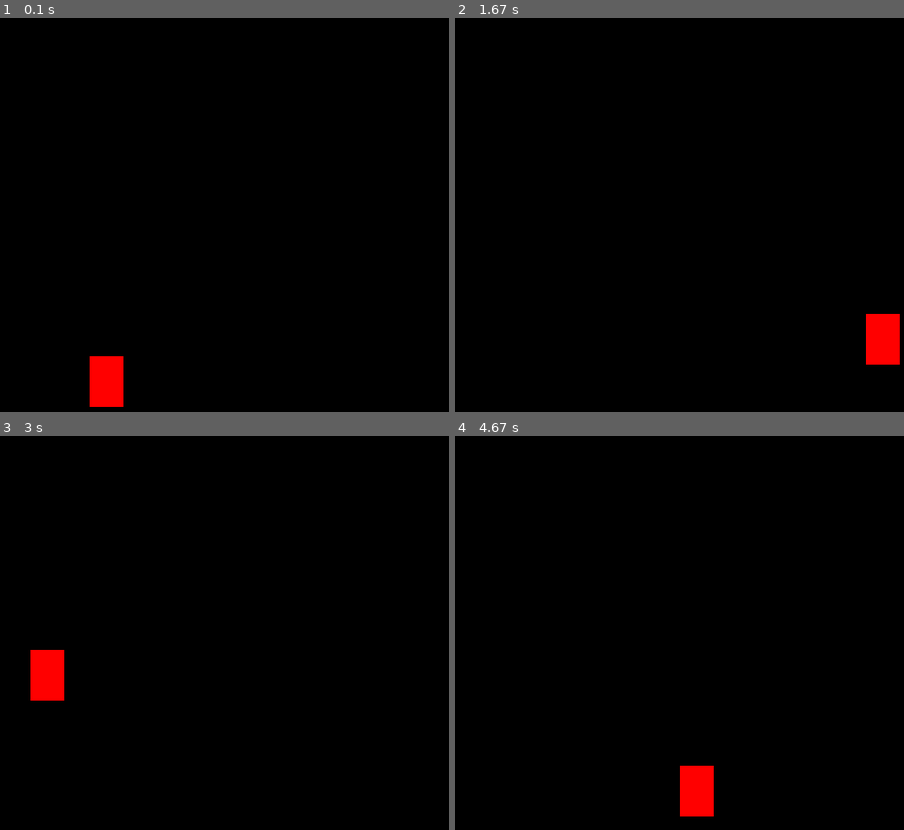
Above: before the commit, frames 1-4 (two rows, left to right).
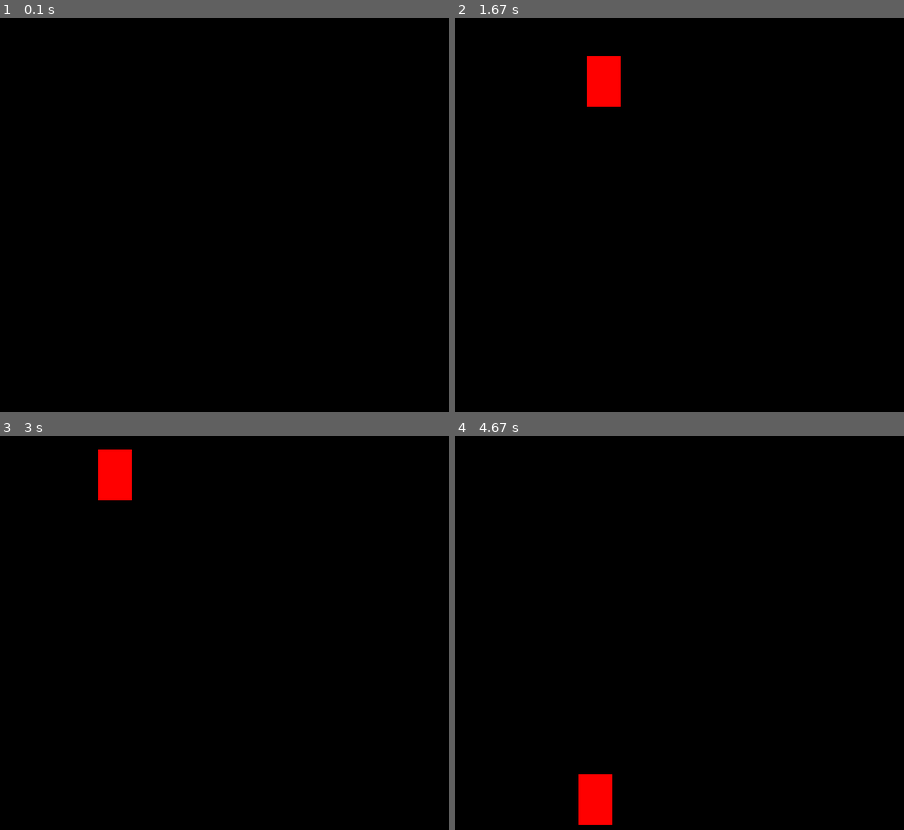
Above: after the commit, the same moments.

Repository: erik78se/beginner_pygame
Game: pygame game, started from jumping.py
The game is run twice, just before and just after one commit, with the same random seed, the same clock (stepped at 60 frames per second) and the same inputs.
Inputs:
- Up to frame 1 (0.1 s): no input
- Up to frame 2 (1.67 s): tap Space at 0.33, 0.73, 1.23 s; hold Right 0.67-1.13 s; hold Right 1.17-1.63 s
- Up to frame 3 (3 s): hold Left 1.67-2.2 s; tap Space at 1.73, 2.3, 2.88 s; hold Left 2.23-2.78 s; hold Right from 2.82 s (still down)
- Up to frame 4 (4.67 s): release Right at 3.45 s; hold Left 3.48-4.03 s; tap Space at 3.55, 4.13 s; hold Right 4.07-4.62 s; hold Up from 4.65 s (still down)

The runs differ from the first frame. In frame 1, 1.0% of the frame differs, in the area x 19-28%, y 85-99%; in frame 2, 1.9%, in the area x 29-100%, y 9-88%; in frame 3, 1.9%; in frame 4, 1.9%.

Commit message:
mer hoppande

Diff:
--- a/jumping.py
+++ b/jumping.py
@@ -14,7 +14,7 @@
 pygame.display.set_caption("Hoppspel")
 
 # Välj en "fördröjning" så vi kan få spelet att gå lagom fort
-GAME_DELAY = 20
+GAME_DELAY = 200
 
 # Sätt storlekar på:
 #   spelaren:      width, height
@@ -32,6 +32,8 @@
 
 # Säg till att vi kan starta
 run = True
+
+print(pos_y)
 
 while run:
     pygame.time.delay(GAME_DELAY)
@@ -61,14 +63,18 @@
         if keys[pygame.K_SPACE]:
             isJump = True
 
-    else:  # Om vi kommer hit, så hoppar vi -> då händer detta...
+    else:  # Om vi kommer hit, så hoppar vi -> då händer detta...  y = x * abs(x)
+        # Höjden ökar i början (jumpCount: 10)
+        # ... och avtar när jumpCount närmar sig 0.
+        # Höjden minskar igen då jumpCount < 0
+        # tills jumpCount < -10.
         if jumpCount >= -10:
-            pos_y -= (jumpCount * abs(jumpCount)) * 0.5
+            pos_y -= ( jumpCount * abs(jumpCount) )
             jumpCount -= 1
-        else:  # This will execute if our jump is finished
+        else:  # Reset när vi är klara med att hoppa.
             jumpCount = 10
             isJump = False
-            # Resetting our Variables
+
 
     # Här ritar vi in bakgund och spelaren i fönstret.
     win.fill((0, 0, 0))  # Fyll med Röd:0,Grön:0,Blå:0
